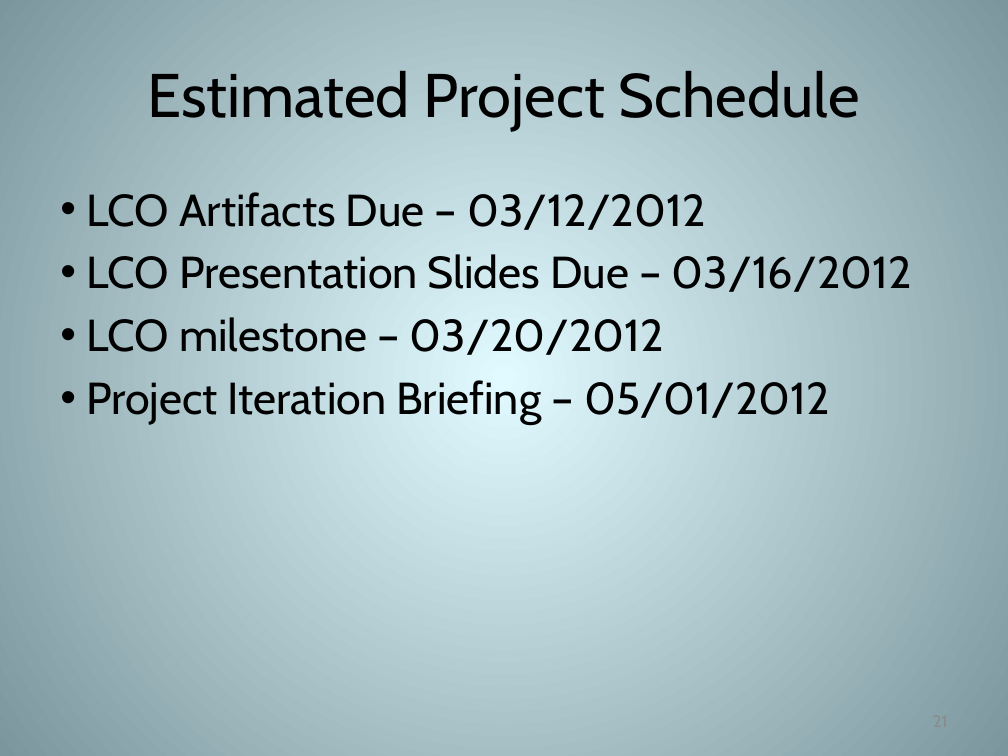
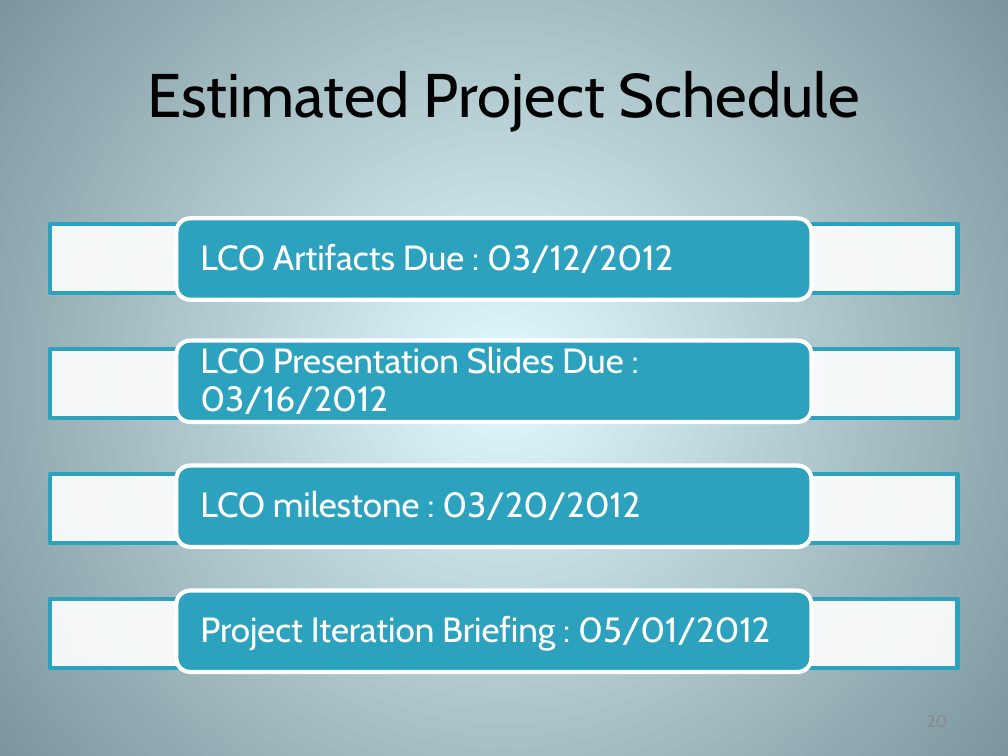
Before and after one commit to hjc/JagTrack, a slide deck: slide 20 of LCO_Brief_Placeholder/Deliverables/lco-briefing.pptx (slide 21 before the commit). Drawn at 1008x756 pixels with LibreOffice and Linux fonts; fonts in the diff are those of the drawing. Boxes give left, top, right and bottom in pixels: in the first picture for what was removed or moved away, otherwise in the second. Text is boxed around its words. In the diff, an @@ line names an element or a change of style, - is before the commit and + after.

```diff
--- a/LCO_Brief_Placeholder/Deliverables/lco-briefing.pptx
+++ b/LCO_Brief_Placeholder/Deliverables/lco-briefing.pptx
@@ text removed at box(86, 192, 912, 424) @@
-• LCO Artifacts Due – 03/12/2012
-• LCO Presentation Slides Due – 03/16/2012
-• LCO milestone – 03/20/2012
-• Project Iteration Briefing – 05/01/2012
@@ group added at box(50, 219, 958, 672): 4 rectangles, 4 rounded rectangles, 4 texts @@
+LCO Artifacts Due : 03/12/2012
+LCO Presentation Slides Due : 03/16/2012
+LCO milestone : 03/20/2012
+Project Iteration Briefing : 05/01/2012
```
Also in this commit, not shown: 14 other slides changed, 4 slides added, 5 slides removed, 2 other files.
